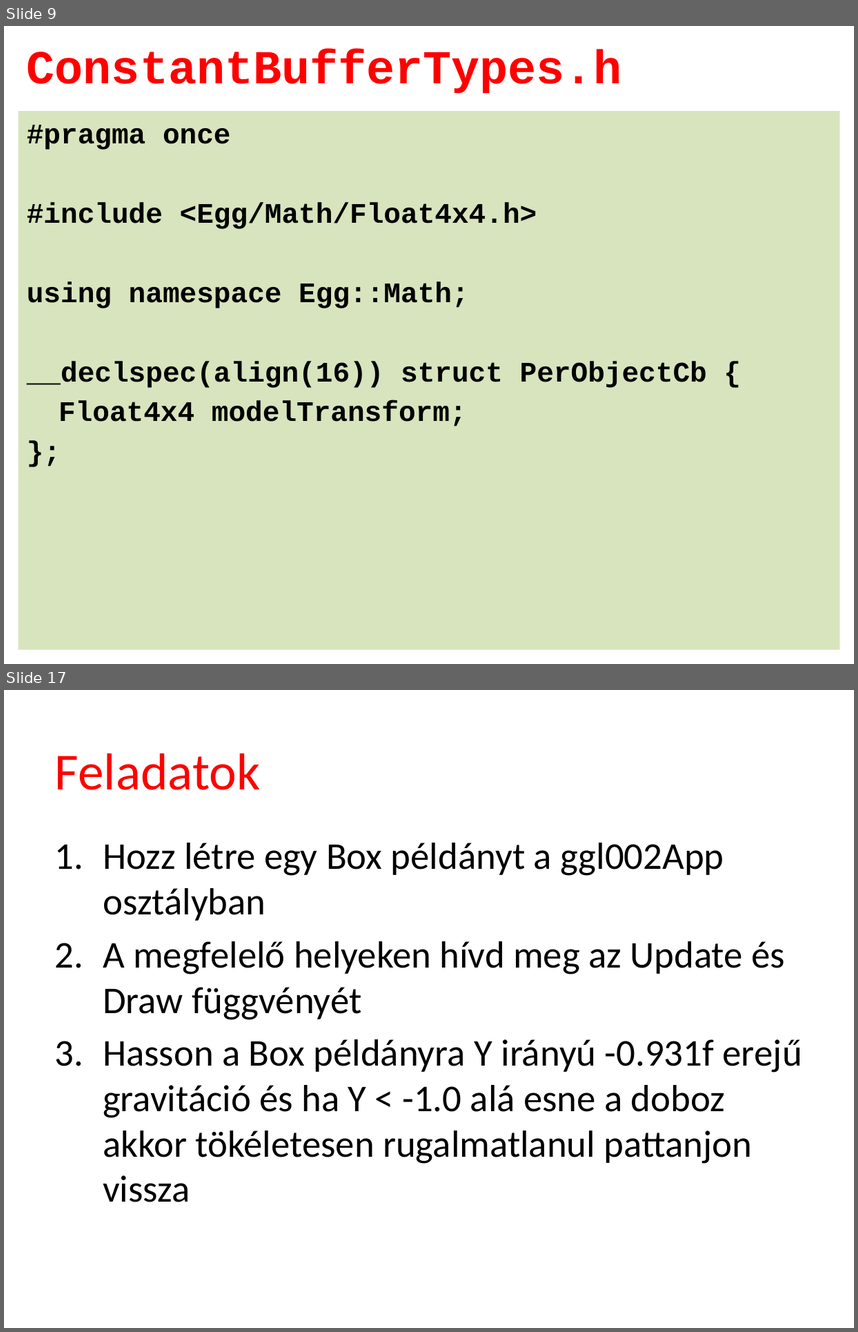
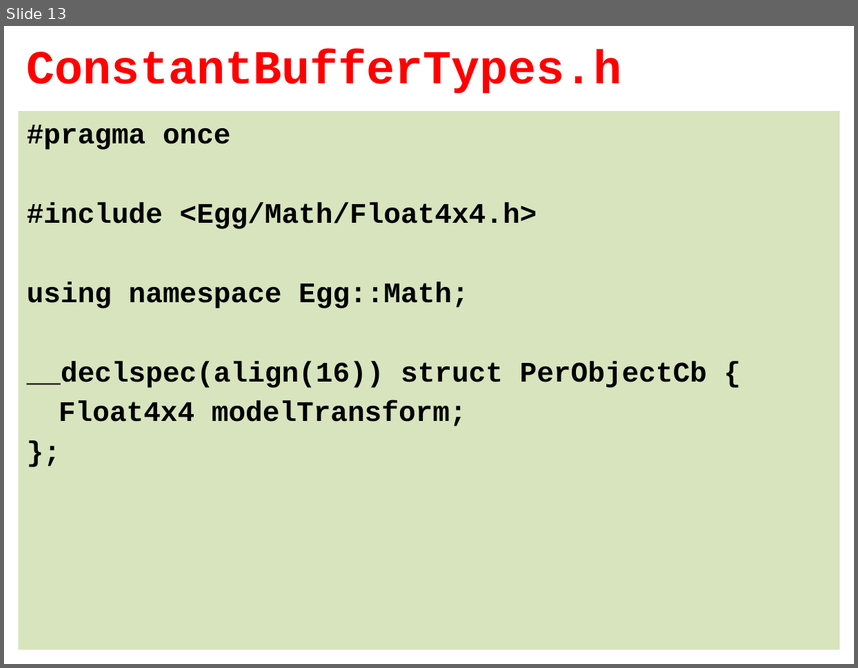
Before and after one commit to szecsi/dx12, a slide deck: Slides/ggl002-Libraries.pptx. Shown one above the other, each under a label of ours: slides 9 and 17 before the commit, slide 13 after it; the slides between them are not shown. The pictures are 858x1332 and 858x668 pixels, drawn with LibreOffice and Linux fonts; fonts in the diff are those of the drawing; background and template pictures are left out. Boxes give left, top, right and bottom in pixels: in the first picture for what was removed or moved away, otherwise in the second. Text is boxed around its words. In the diff, an @@ line names an element or a change of style, - is before the commit and + after.

```diff
--- a/Slides/ggl002-Libraries.pptx
+++ b/Slides/ggl002-Libraries.pptx
@@ slide 17 removed at box(4, 690, 854, 1328), background #FFFFFF @@
@@ title removed at box(55, 753, 261, 790) @@
-Feladatok
@@ text removed at box(103, 842, 803, 1202) @@
-1. Hozz létre egy Box példányt a ggl002App osztályban
-2. A megfelelő helyeken hívd meg az Update és Draw függvényét
-3. Hasson a Box példányra Y irányú -0.931f erejű gravitáció és ha Y < -1.0 alá esne a doboz akkor tökéletesen rugalmatlanul pattanjon vissza
@@ what was slide 9 is now slide 13 @@
```
Also in this commit, not shown: 7 slides changed, 7 slides added, 7 other slides removed, 26 other files.
